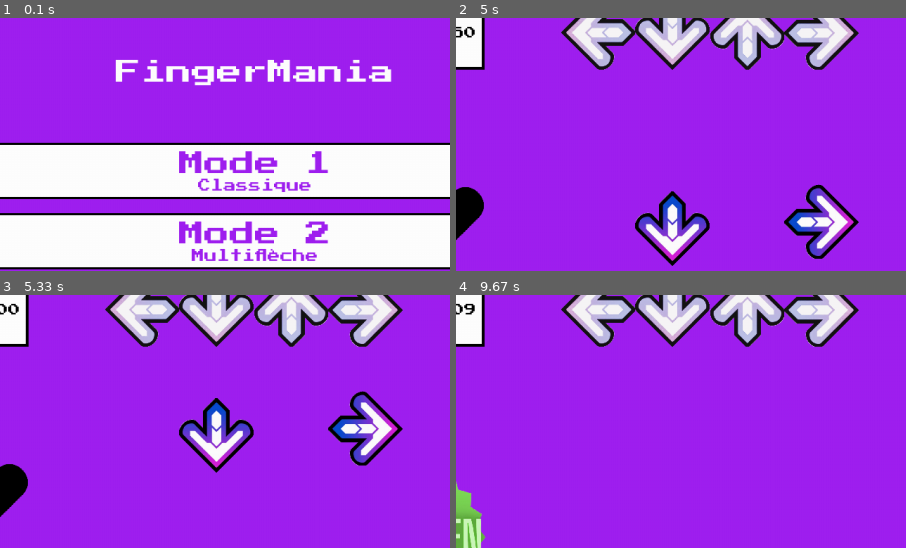
Above: before the commit, frames 1-4 (two rows, left to right).
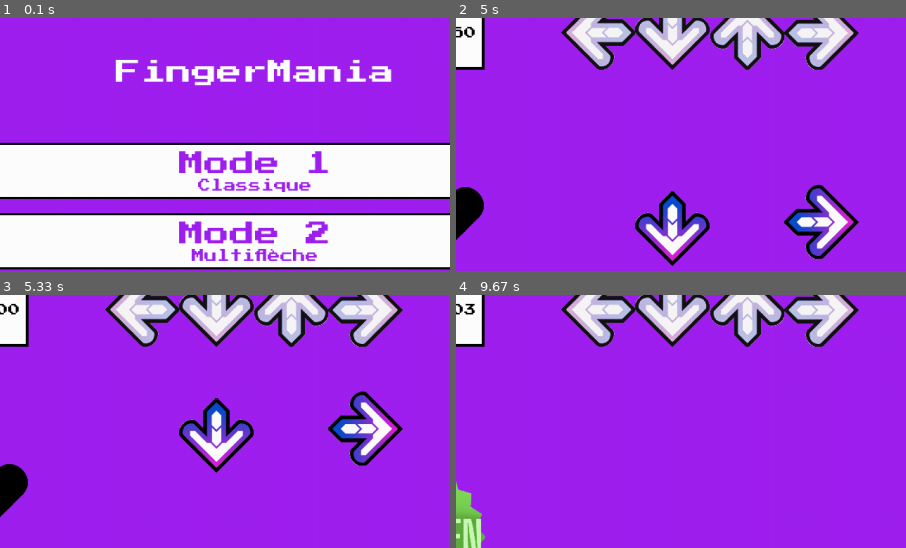
Above: after the commit, the same moments.

Repository: FloChab/FingerMania
Game: pygame game, started from Pygame.py
Two runs of this game, one before a commit and one after it. Both use one fixed random seed, a clock stepped at 60 frames per second and the inputs below.
Inputs (mouse positions are % of the whole screen's width and height, from its top left):
- Up to frame 1 (0.1 s): no input
- Up to frame 2 (5 s): click (50, 50) at 0.38 s; click (60, 72) at 0.72 s; hold Right 1-1.47 s; hold Up 1.5-1.8 s; hold Right 1.83-2.3 s; hold Left 2.33-2.87 s; hold Down 2.9-3.2 s; hold Left 3.23-3.63 s; hold Up 3.67-4.03 s; hold Right 4.07-4.7 s; hold Down from 4.73 s (still down)
- Up to frame 3 (5.33 s): release Down at 5.1 s; hold Left from 5.13 s (still down)
- Up to frame 4 (9.67 s): release Left at 5.6 s; hold Right 5.63-6.1 s; hold Up 6.13-6.43 s; hold Right 6.47-6.93 s; hold Left 6.97-7.5 s; hold Down 7.53-7.83 s; hold Left 7.87-8.27 s; hold Up 8.3-8.67 s; hold Right 8.7-9.33 s; hold Down from 9.37 s (still down)
The pictures show only the part of the screen within x 22-72%, y 17-67%; the shares and areas given below are measured in that part.

Frames 1-3 are identical in both runs. In frame 4, less than 0.1% of the frame differs, in the area x 1-5%, y 3-8%.

Commit message:
Ajout de la musique - 2eme envoi

Diff:
--- a/Mode.py
+++ b/Mode.py
@@ -4,6 +4,7 @@
 import time
 from Label import Label
 from Arrow import *
+from Music import Music
 
 FONT_PATH = os.path.join(os.path.dirname(__file__), 'PressStart2P-Regular.ttf')
 class Mode:
@@ -12,6 +13,7 @@
         self.timer = None
         self.nb_tiles = 50
         self.tiles = []
+        self.music = Music()
     # self.labels = [Label("mauvais.png"), Label("ok.png"), Label("bien.png"), Label("tb.png"), Label("parfait.png")]
         self.arrows = []
         arrow_left = pygame.image.load("arrow_left.png")
@@ -177,7 +179,7 @@
         for arrow in self.arrows:
             if arrow.direction == direction:
                 if arrow.is_y_valid(self.y_arrow_fixe,self.width_arrow):
-                    points = 100 - abs(arrow.y - self.y_arrow_fixe)
+                    points = round(100 - abs(arrow.y - self.y_arrow_fixe)/self.width_arrow*100)
                     self.score += points
                     k = self.wich_label(points)
                     self.arrows.remove(arrow)
@@ -232,7 +234,7 @@
         for arrow in self.arrows:
             if arrow.direction == direction:
                 if arrow.is_y_valid(self.y_arrow_fixe, self.width_arrow):
-                    points = 100 - abs(arrow.y - self.y_arrow_fixe)
+                    points = round(100 - abs(arrow.y - self.y_arrow_fixe)/self.width_arrow*100)
                     self.score += points
                     k = self.wich_label(points)
                     self.arrows.remove(arrow)
--- a/Music.py
+++ b/Music.py
@@ -19,8 +19,6 @@
         pygame.mixer.music.load(self.music)
         # Lancer la musique
         pygame.mixer.music.play()
-        # Attendre 1 secondes pour que la musique puisse être entendue
-        time.sleep(1)
 
     def stop_music(self):
         # Arrêter la musique à la fin de la partie
--- a/Pygame.py
+++ b/Pygame.py
@@ -123,6 +123,7 @@
         if jeu.timer == None:
             print("Initialisation d'une partie")
             jeu.init()
+            jeu.music.play_music()
             # print(jeu.arrows)
         if len(jeu.arrows) != 0:
             jeu.play(screen)
@@ -156,9 +157,11 @@
                 screen.blit(labels[k].image, (labels[k].x, labels[k].y))
 
         else:
+            jeu.music.stop_music()
             menu.mode = None
             menu.level = None
             jeu.timer = None
+
 
     if keys[pygame.K_ESCAPE]:
         pygame.quit()
